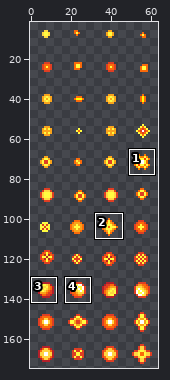
Two versions of one sprite sheet, packages/client/public/images/game/bullet.png. Above, an overview of the earlier version with the close-up marked.
Close-up. Before the commit:
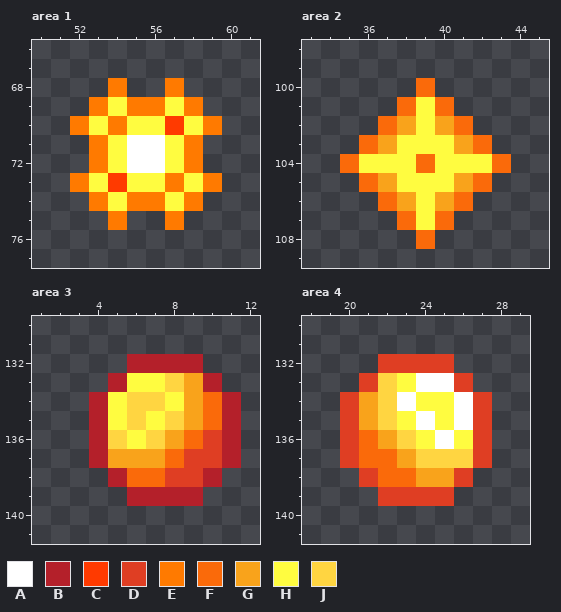
The file is 64x175 pixels. Shown: area 1: x 50..61, y 66..77; area 2: x 33..45, y 98..109; area 3: x 1..12, y 130..141; area 4: x 18..29, y 130..141. The wide view leaves out empty margins. The commit also changed other parts of the picture, which this record leaves out.
Palette (. is transparent): A #ffffff  B #b4202a  C #ff3a00  D #df3e23  E #ff7a00  F #fa6a0a  G #f9a31b  H #fffc40  J #ffd541
Pixels before, area 1, first column x 52:
68 ..E..E..
69 .EHEEHE.
70 EHEHHCHE
71 .EHAAHE.
72 .EHAAHE.
73 EHCHHEHE
74 .EHEEHE.
75 ..E..E..
Pixels before, area 2, first column x 35:
100 ....F....
101 ...FHF...
102 ..FGHGF..
103 .FGHHHGF.
104 FHHHFHHHF
105 .FGHHHGF.
106 ..FGHGF..
107 ...FHF...
108 ....F....
Pixels before, area 3, first column x 4:
132 ..BBBB..
133 .BHHJGB.
134 BHJJHGFB
135 BHJHJGFB
136 BJHJGFDB
137 BGGGFDDB
138 .BFFDDB.
139 ..BBBB..
Pixels before, area 4, first column x 20:
132 ..DDDD..
133 .DJHAAD.
134 DGJAHHAD
135 DGJHAHAD
136 DFGJHAHD
137 DFFGJJJD
138 .DFFGGD.
139 ..DDDD..
New version:
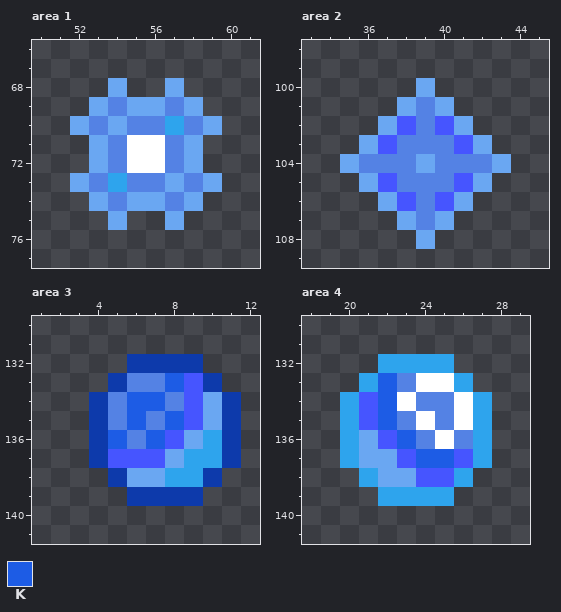
Colours new in this view: K #1d5ce5
Diff:
colour B: #b4202a -> #0d3aab
colour D: #df3e23 -> #2ea4ed
colour F: #fa6a0a -> #6aa7f2
colour G: #f9a31b -> #4655ff
colour H: #fffc40 -> #5482e4
Area 1:
y 68: x 54 E -> F; x 57 E -> F
y 69: x 53 E -> F; x 55..56 EE -> FF; x 58 E -> F
y 70: x 52 E -> F; x 54 E -> F; x 57 C -> D; x 59 E -> F
y 71..72: x 53 E -> F; x 58 E -> F
y 73: x 52 E -> F; x 54 C -> D; x 57 E -> F; x 59 E -> F
y 74: x 53 E -> F; x 55..56 EE -> FF; x 58 E -> F
y 75: x 54 E -> F; x 57 E -> F
Area 3:
y 133: x 8 J -> K
y 134: x 6..7 JJ -> KK
y 135: x 6 J -> K; x 8 J -> K
y 136: x 5 J -> K; x 7 J -> K
Area 4:
y 133..135: x 22 J -> K
y 136: x 23 J -> K
y 137: x 24..26 JJJ -> KKG
Boxes around the changes in both close-ups, in picture pixels (x1, y1, x2, y2):
changed: (70, 78, 222, 230)
changed: (340, 78, 511, 249)
changed: (89, 354, 241, 506)
changed: (340, 354, 492, 506)
